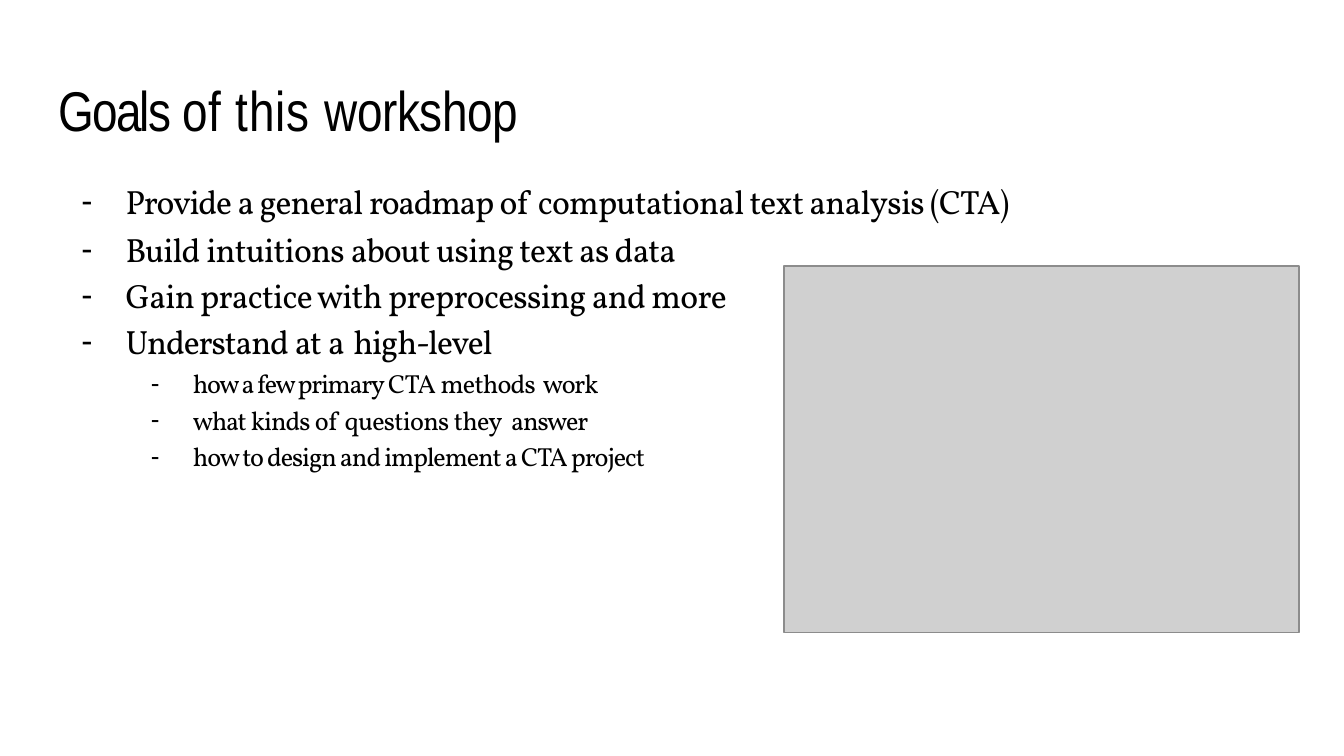
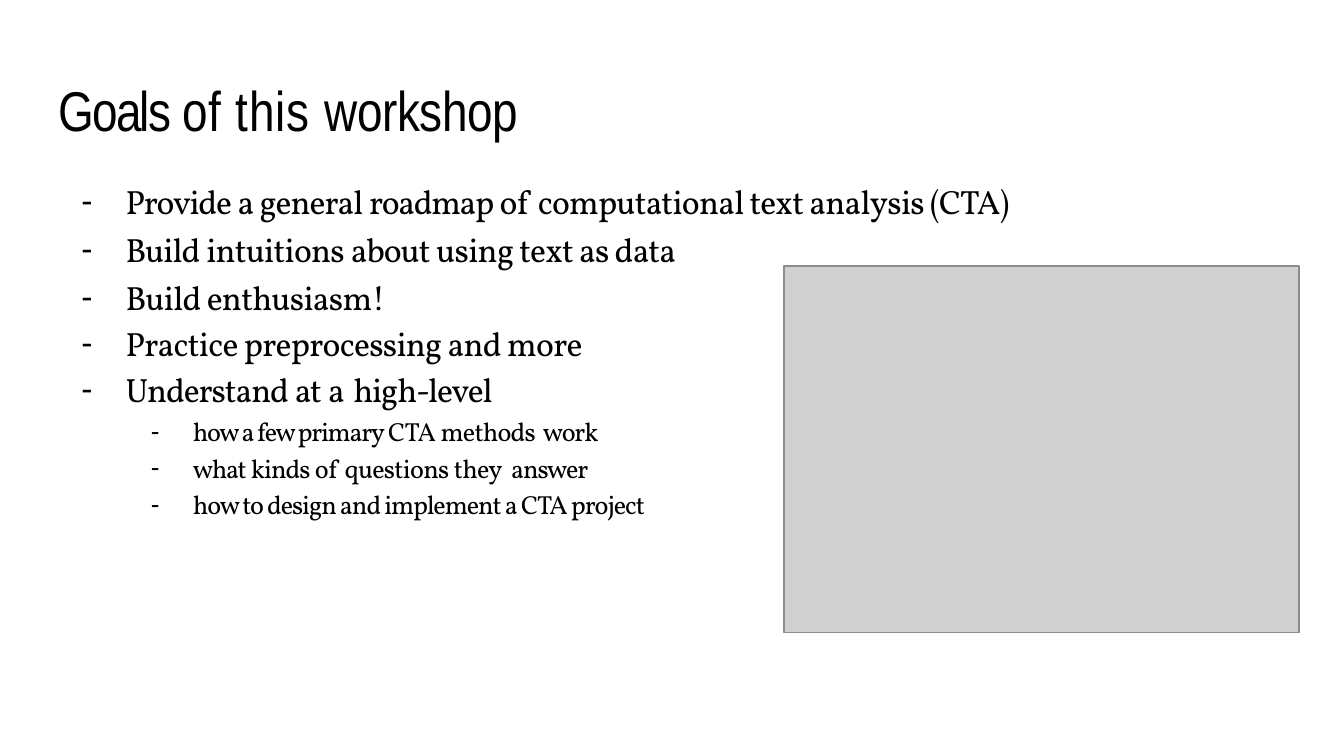
Before and after one commit to jhaber-zz/computational-text-analysis-intro-2019, a slide deck: slide 3 of intro_slides_textxd_2019.pptx. Drawn at 1344x756 pixels with LibreOffice and Linux fonts; fonts in the diff are those of the drawing; grey boxes stand for pictures. Boxes give left, top, right and bottom in pixels: in the first picture for what was removed or moved away, otherwise in the second. Text is boxed around its words. In the diff, an @@ line names an element or a change of style, - is before the commit and + after.

```diff
--- a/intro_slides_textxd_2019.pptx
+++ b/intro_slides_textxd_2019.pptx
@@ text at [126,286,582,365]: text changed @@
-– Gain practice with preprocessing and more
+– Build enthusiasm!
+– Practice preprocessing and more
```
Also in this commit, not shown: 5 other slides changed, 1 slide added.
